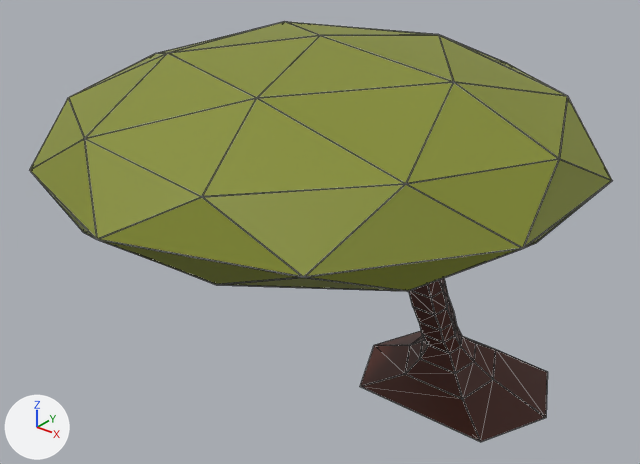
An edit to the glTF model src/main/webapp/content/assets/models/forest/tree/tree1.glb, drawn before and after from the same camera.
Rendered twice from a camera (50 mm lens) standing at (1.86, -3.45, 2.7) and looking at (-0.14, -0.95, 1.15). The lights are fixed; the arrows at lower left show +X, +Y and +Z. Mesh edges are drawn as thin lines. Where no turn or scale is listed for an object, it has been applied to the vertices.
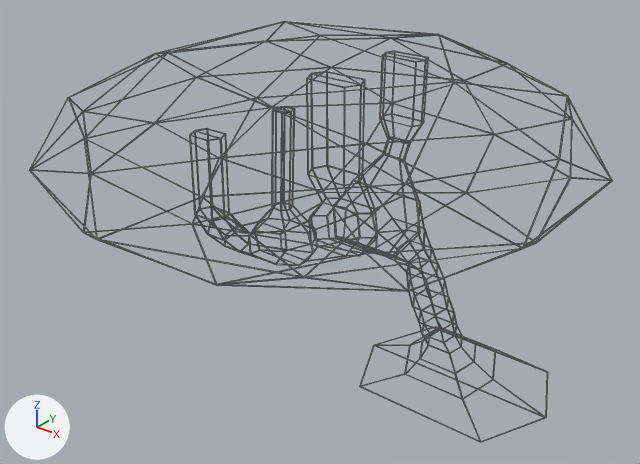
Pixel boxes [x1, y1, x2, y2] of what changed, in the pictures (640 x 464 px):
'Icosphere.002', deleted (yellow): before [30, 22, 612, 291]
'Cube.001', deleted (brown): before [360, 278, 547, 441]
'Cube.002', unchanged, uncovered by the edit: before [360, 279, 548, 442]; after [190, 51, 548, 442]

What changed in the scene script:
```text
Remove ob_cube_001:
    ob_cube_001 = bpy.data.objects.new('Cube.001', me_cube_002)
    ob_cube_001.location = (-0.002, -0.006, -0.019)
Remove ob_icosphere_002:
    ob_icosphere_002 = bpy.data.objects.new('Icosphere.002', me_icosphere_002)
    ob_icosphere_002.location = (-0.662, 0.642, 0.789)
```
